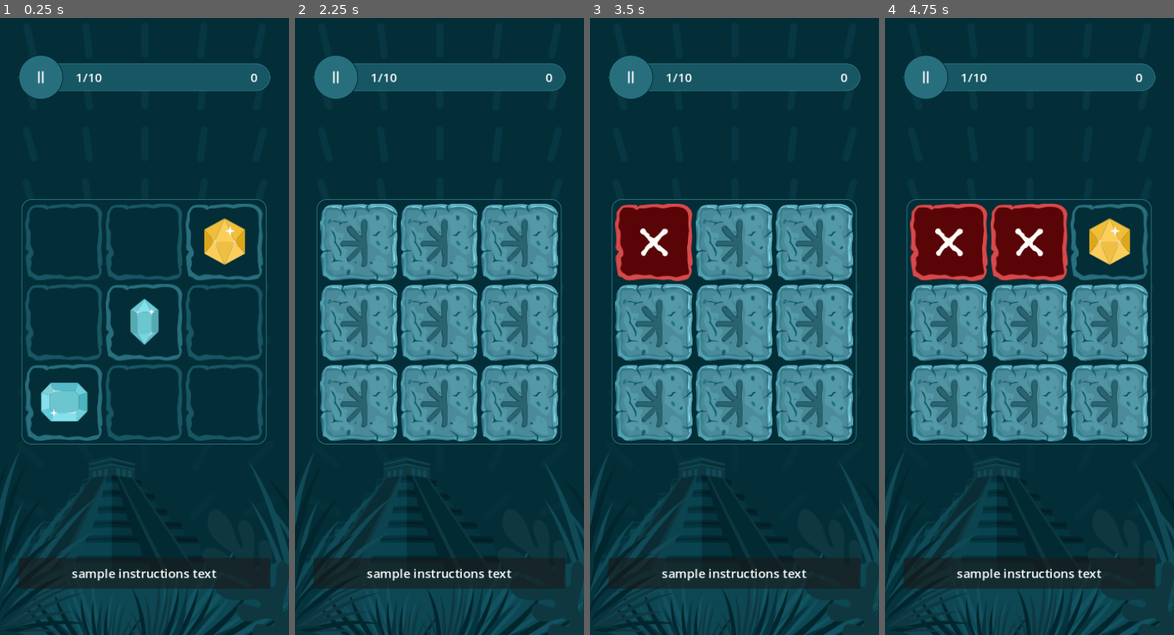
Above: before the commit, frames 1-4 (left to right).
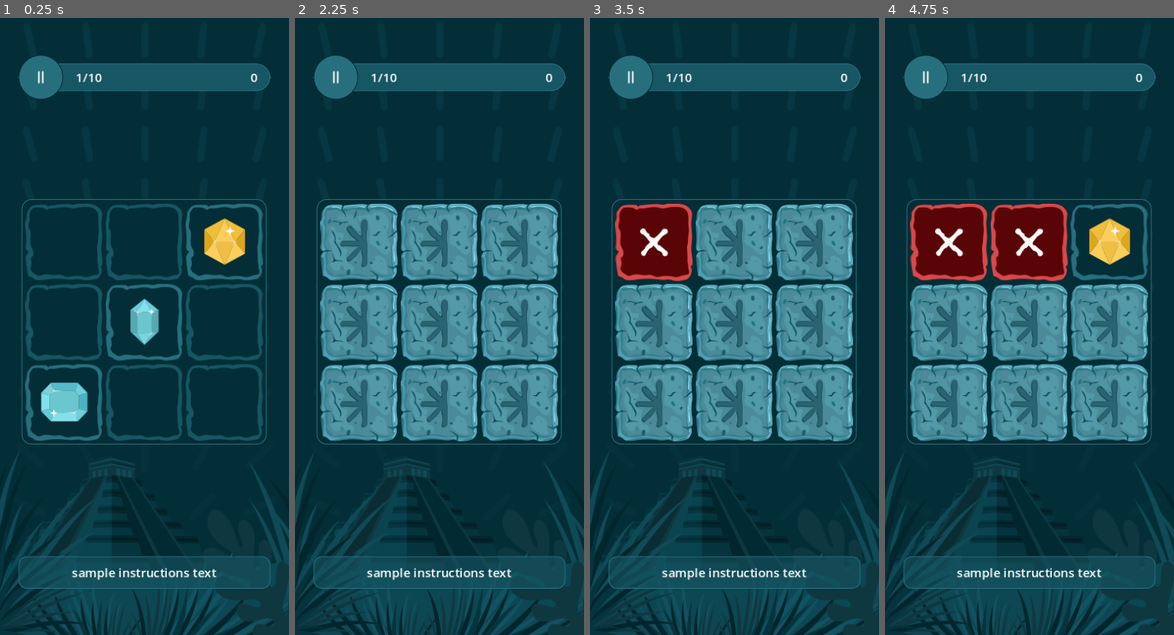
Above: after the commit, the same moments.

Repository: SugarF0x/hidden-gems-gd
Game: Godot game, scene res://hidden_gems_scene.tscn
Same seed, same stepped clock (60 frames per second), same inputs: the game is played once before the commit and once after it.
Inputs (mouse positions are in pixels of both pictures, inside the frame that each line leads up to):
- Up to frame 1 (0.25 s): no input
- Up to frame 2 (2.25 s): tap Enter at 0.5 s; click (335, 79) at 1.25 s; tap Space at 2 s
- Up to frame 3 (3.5 s): click (653, 240) at 2.77 s
- Up to frame 4 (4.75 s): click (1029, 240) at 3.52 s; click (1110, 240) at 4.27 s

The runs differ from the first frame. In frame 1, 4.5% of the frame differs, in the area x 6-94%, y 87-93%; in frame 2, 4.5%; in frame 3, 4.5%; in frame 4, 4.5%.
Error in both runs: Invalid access to property or key 'process_mode' on a base object of type 'Nil'. (res://grid.gd:97)

Commit message:
style instructions

Diff:
--- a/instructions.tscn
+++ b/instructions.tscn
@@ -1,6 +1,18 @@
-[gd_scene load_steps=2 format=3 uid="uid://dp072yb4so4dj"]
+[gd_scene load_steps=3 format=3 uid="uid://dp072yb4so4dj"]
 
 [ext_resource type="Script" path="res://instructions.gd" id="1_nmppw"]
+
+[sub_resource type="StyleBoxFlat" id="StyleBoxFlat_0je3t"]
+bg_color = Color(0.0901961, 0.337255, 0.388235, 0.6)
+border_width_left = 1
+border_width_top = 1
+border_width_right = 1
+border_width_bottom = 1
+border_color = Color(0.156863, 0.435294, 0.494118, 1)
+corner_radius_top_left = 10
+corner_radius_top_right = 10
+corner_radius_bottom_right = 10
+corner_radius_bottom_left = 10
 
 [node name="Instructions" type="PanelContainer"]
 anchors_preset = 10
@@ -8,6 +20,7 @@
 offset_bottom = 39.0
 grow_horizontal = 2
 size_flags_vertical = 8
+theme_override_styles/panel = SubResource("StyleBoxFlat_0je3t")
 script = ExtResource("1_nmppw")
 
 [node name="MarginContainer" type="MarginContainer" parent="."]
